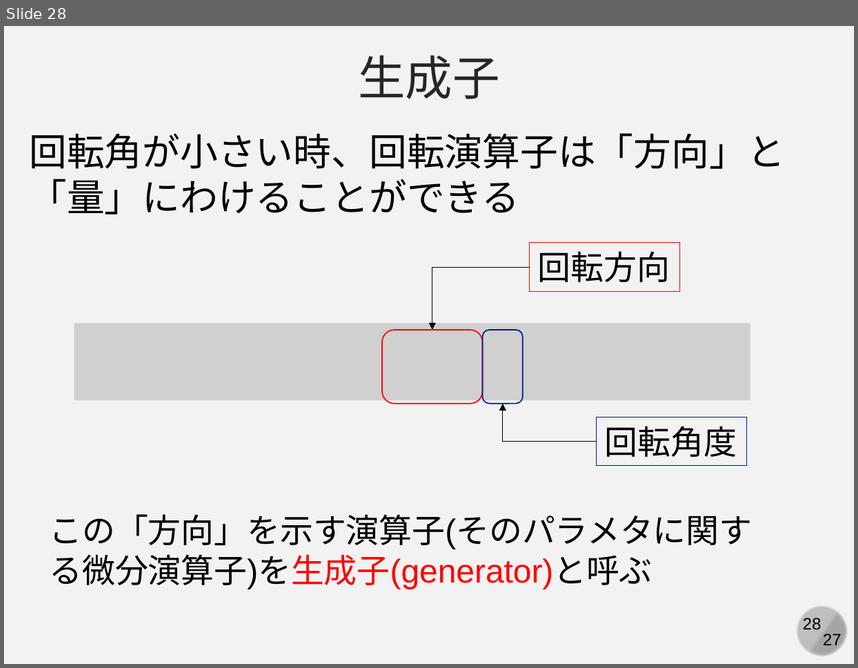
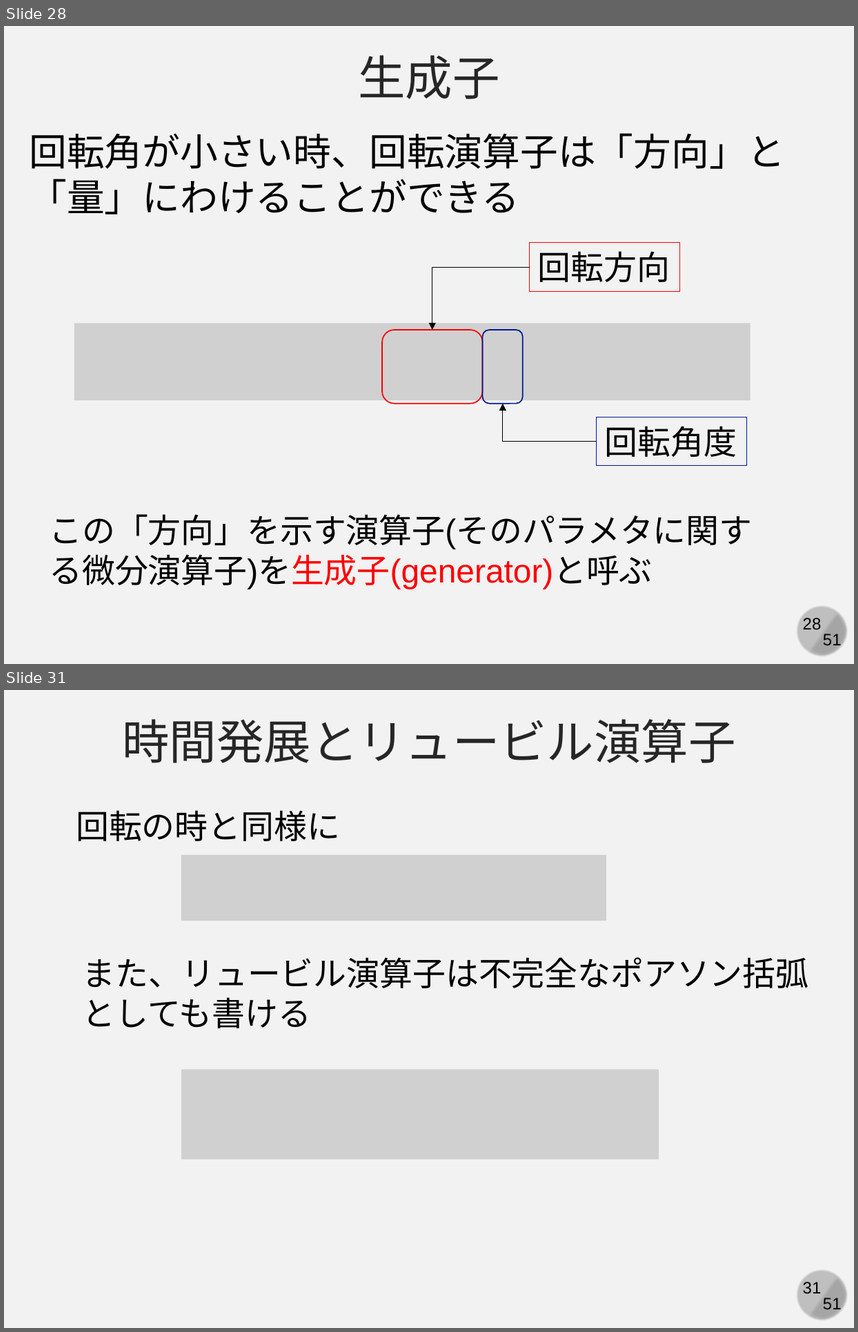
Before and after one commit to kaityo256/classical_mechanics, a slide deck: poisson/fig/slide.pptx. Shown one above the other, each under a label of ours: slide 28 before the commit, slides 28 and 31 after it; the slides between them are not shown. The pictures are 858x668 and 858x1332 pixels, drawn with LibreOffice and Linux fonts; fonts in the diff are those of the drawing; grey boxes stand for pictures. Boxes give left, top, right and bottom in pixels: in the first picture for what was removed or moved away, otherwise in the second. Text is boxed around its words. In the diff, an @@ line names an element or a change of style, - is before the commit and + after.

```diff
--- a/poisson/fig/slide.pptx
+++ b/poisson/fig/slide.pptx
@@ slide 31 added at [4,690,854,1328], background #F2F2F2; not listed: 4 template elements that a slide beside it also shows @@
@@ text added at [123,719,736,763], 40 pt, text #262626 @@
+時間発展とリュービル演算子
@@ text added at [76,810,340,841], 28 pt, text #000000 @@
+回転の時と同様に
@@ picture added at [181,855,606,920] @@
@@ text added at [83,957,809,1028], 28 pt, text #000000 @@
+また、リュービル演算子は不完全なポアソン括弧としても書ける
@@ picture added at [181,1069,660,1159] @@
@@ slide 28 changed as well @@
@@ text at [823,633,842,649]: text changed @@
-27
+51
```
Also in this commit, not shown: 27 other slides changed, 22 other slides added, 1 other file.
